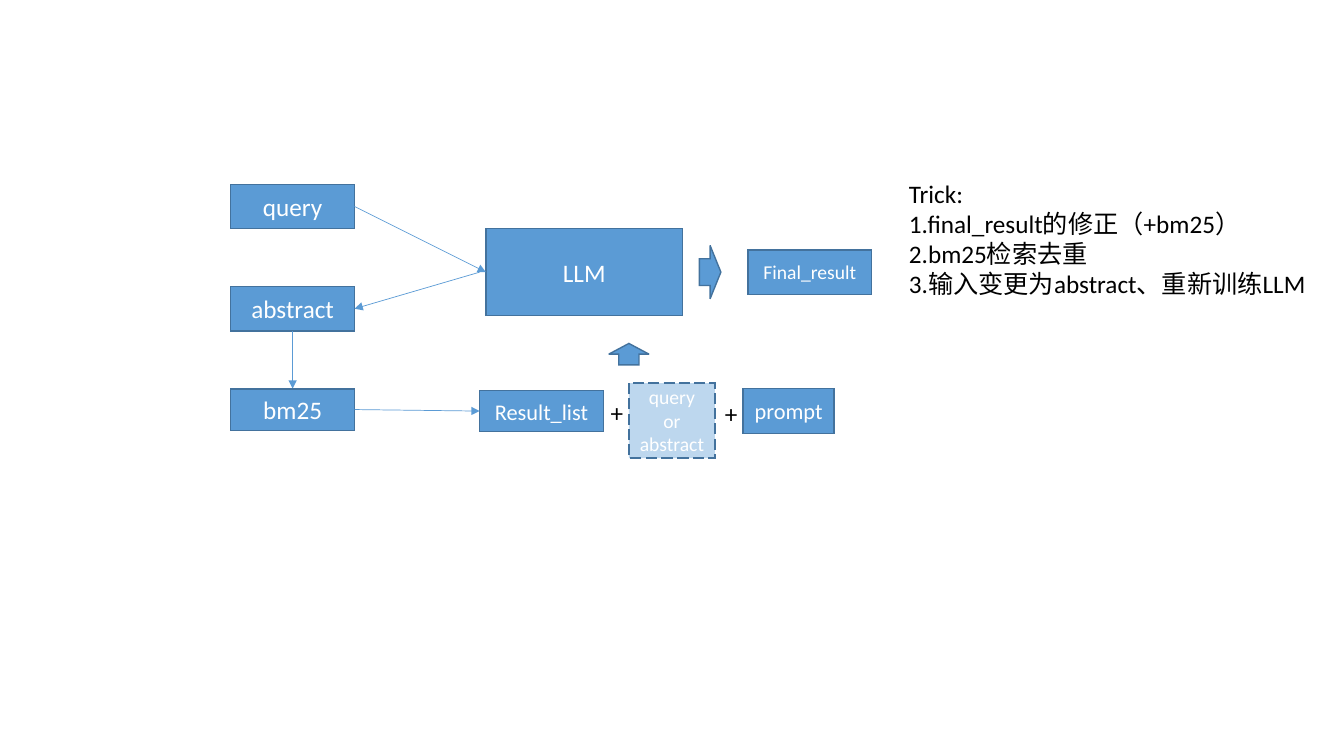
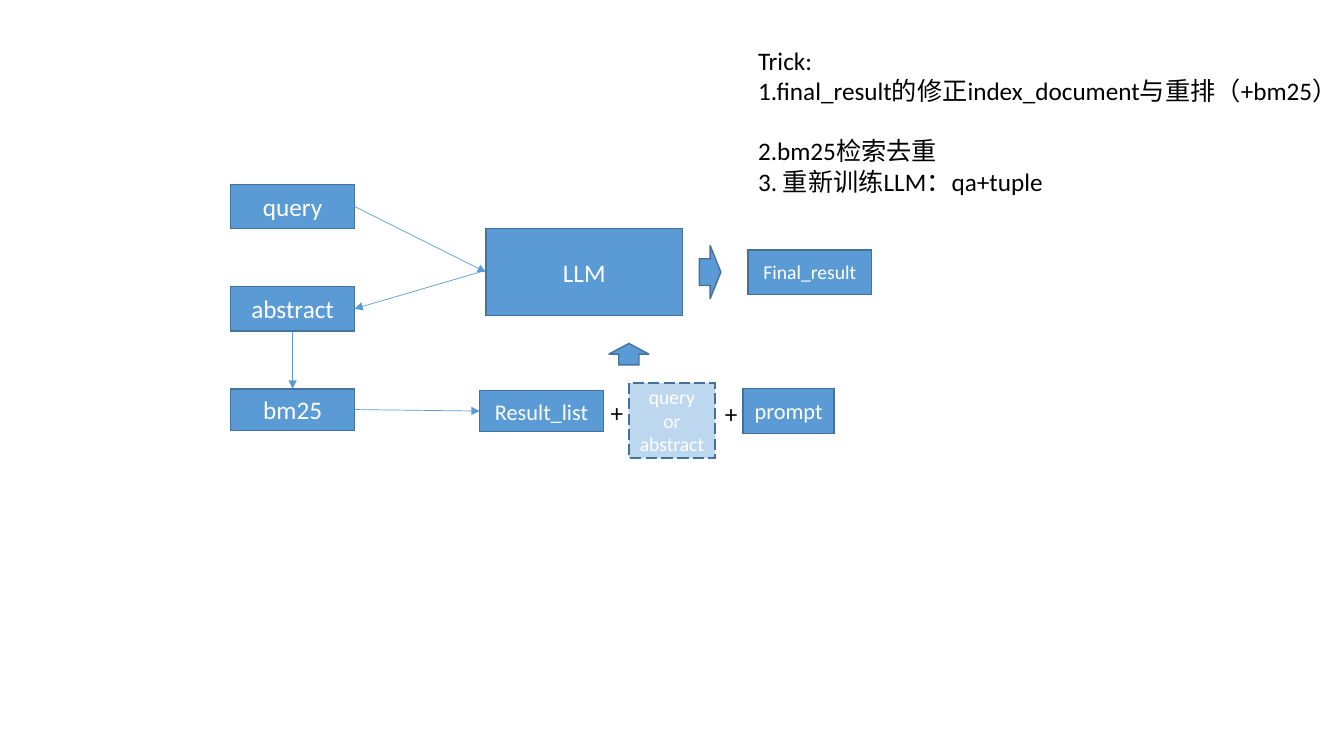
Before and after one commit to KATEhuang920909/KB_LLM, a slide deck: slide 1 of 流程图.pptx. Drawn at 1344x756 pixels with LibreOffice and Linux fonts; fonts in the diff are those of the drawing. Boxes give left, top, right and bottom in pixels: in the first picture for what was removed or moved away, otherwise in the second. Text is boxed around its words. In the diff, an @@ line names an element or a change of style, - is before the commit and + after.

```diff
--- a/流程图.pptx
+++ b/流程图.pptx
@@ text "Trick:": place and size @@
-text "Trick:" at box(909, 185, 1305, 295)
+text "Trick:" at box(758, 52, 1337, 195)
@@ text at box(758, 79, 1337, 104): text changed @@
-1.final_result的修正（+bm25）
+1.final_result的修正index_document与重排（+bm25）
@@ text at box(758, 169, 1043, 195): text changed @@
-3.输入变更为abstract、重新训练LLM
+3. 重新训练LLM：qa+tuple
```
Also in this commit, not shown: 7 other files.
